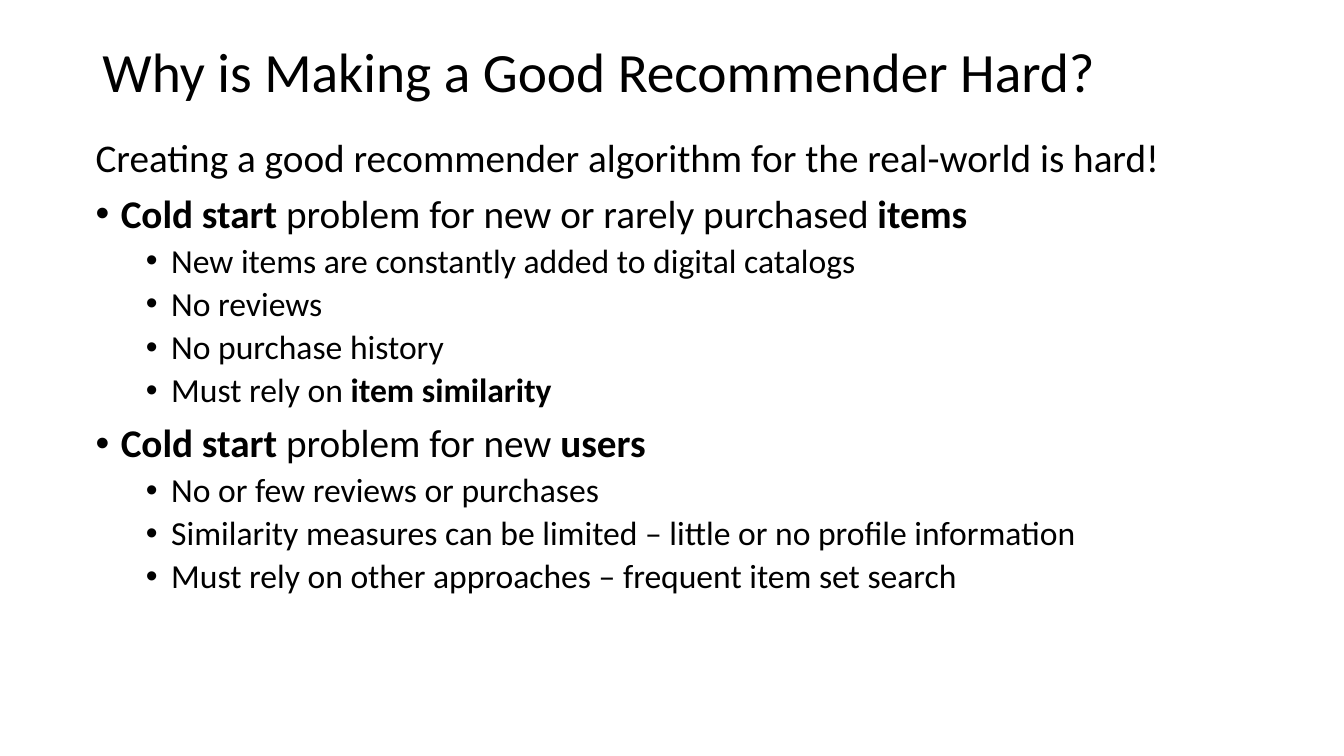
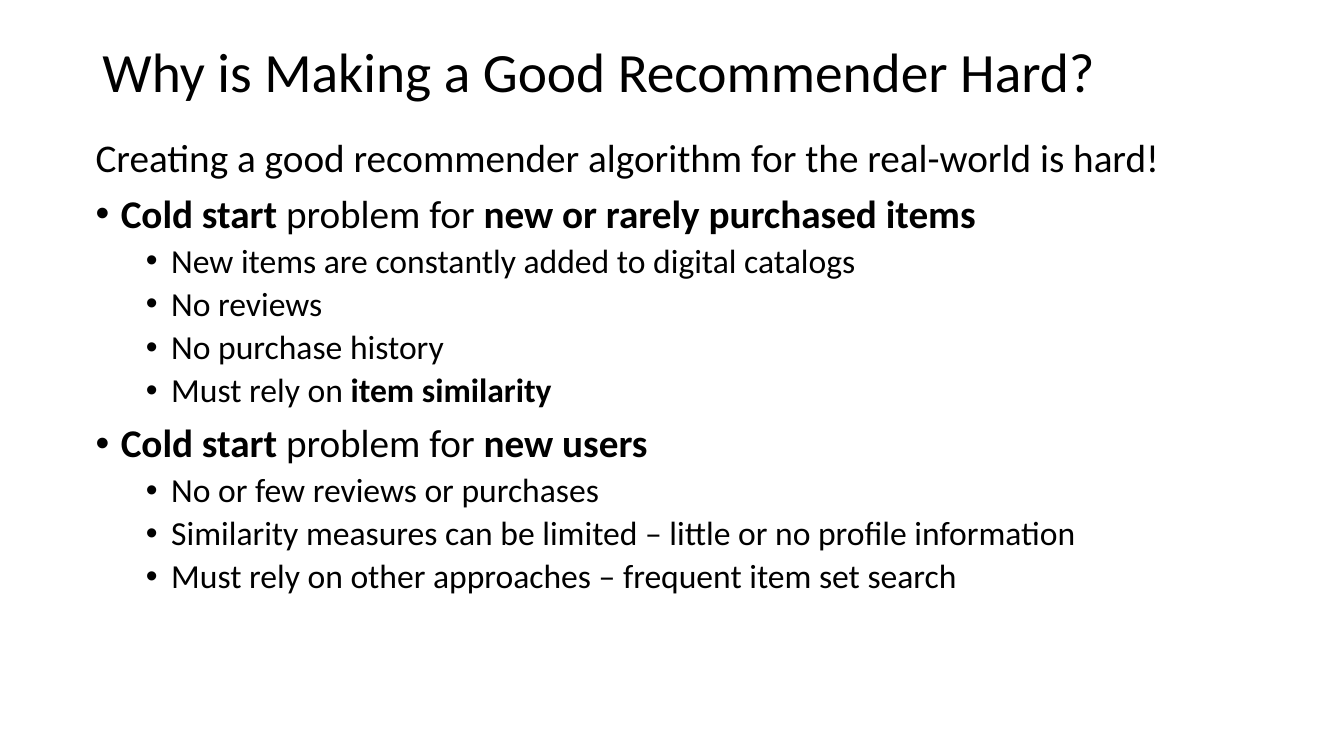
Before and after one commit to harelgabainew/school1, a slide deck: slide 12 of slides/8_RecommenderSystems.pptx. Drawn at 1344x756 pixels with LibreOffice and Linux fonts; fonts in the diff are those of the drawing. Boxes give left, top, right and bottom in pixels: in the first picture for what was removed or moved away, otherwise in the second. Text is boxed around its words. In the diff, an @@ line names an element or a change of style, - is before the commit and + after.

```diff
--- a/slides/8_RecommenderSystems.pptx
+++ b/slides/8_RecommenderSystems.pptx
@@ text at box(121, 200, 976, 464): bold on in "new or rarely purchased", "new" @@
```
Also in this commit, not shown: 27 other slides changed.
